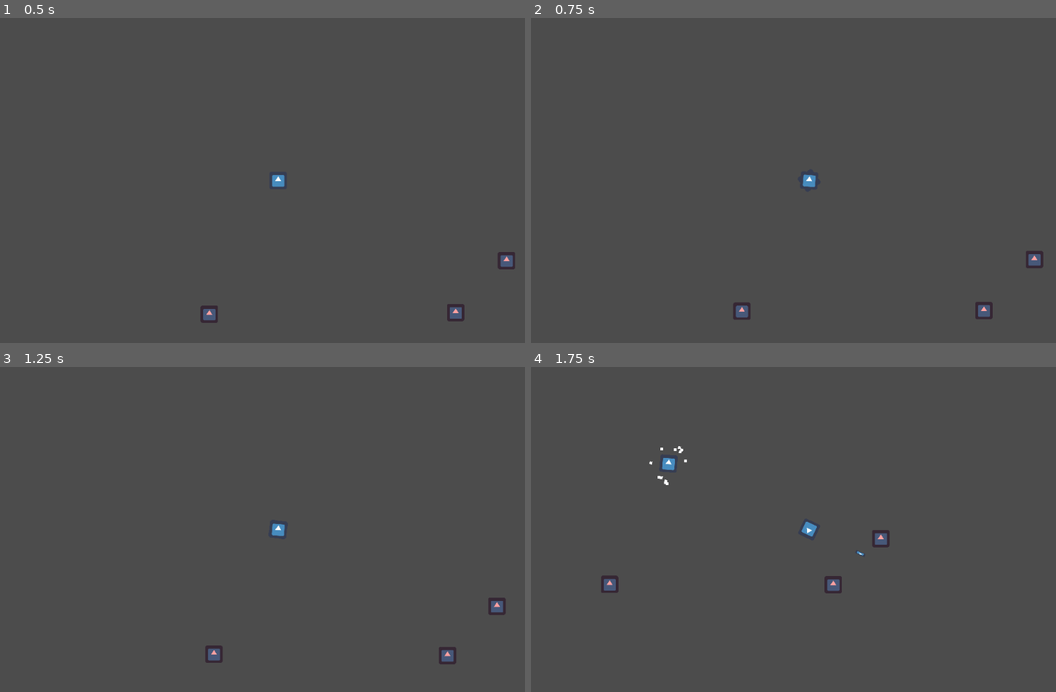
Above: before the commit, frames 1-4 (two rows, left to right).
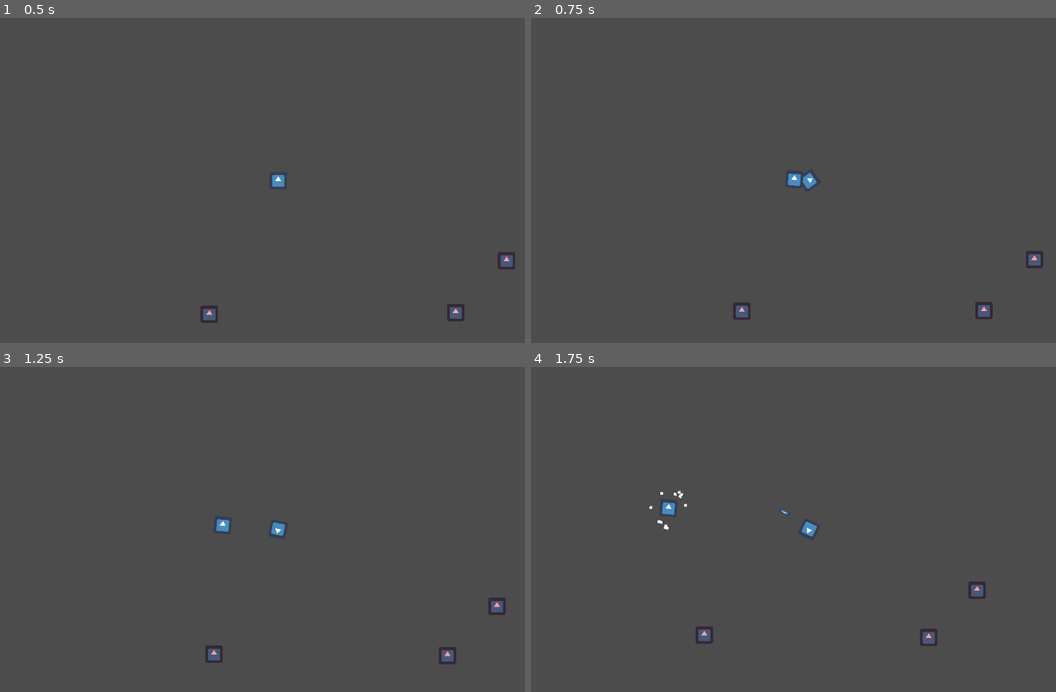
Above: after the commit, the same moments.

Repository: adrianriverof/juego-viaje
Game: Godot game, scene res://level.tscn
Same seed, same stepped clock (60 frames per second), same inputs: the game is played once before the commit and once after it. The engine's default icon, where the game draws it, is replaced by a stand-in: a white triangle on a blue panel in a dark square.
Inputs:
- Up to frame 1 (0.5 s): no input
- Up to frame 2 (0.75 s): hold Right (p1right) from 0.53 s (still down); hold A (p1mine) from 0.53 s (still down)
- Up to frame 3 (1.25 s): keep holding Right (p1right); keep holding A (p1mine)
- Up to frame 4 (1.75 s): release Right (p1right) at 1.28 s; release A (p1mine) at 1.28 s; hold Down (p1down) from 1.28 s (still down); tap S (p1shoot) at 1.35 s

Frame 1 is identical in both runs. In frame 2, 0.1% of the frame differs, in the area x 48-55%, y 47-53%; in frame 3, 0.1%; in frame 4, 1.3%, in the area x 13-87%, y 24-86%.

Commit message:
arreglado movimiento de la mina

Diff:
--- a/mine.gd
+++ b/mine.gd
@@ -4,7 +4,7 @@
 
 
 var direction
-var direction_vect = Vector2(0,0)
+var direction_vect = Vector2(-1,0)
 var speed = 5
 var factor_inercia = 0.01
 
